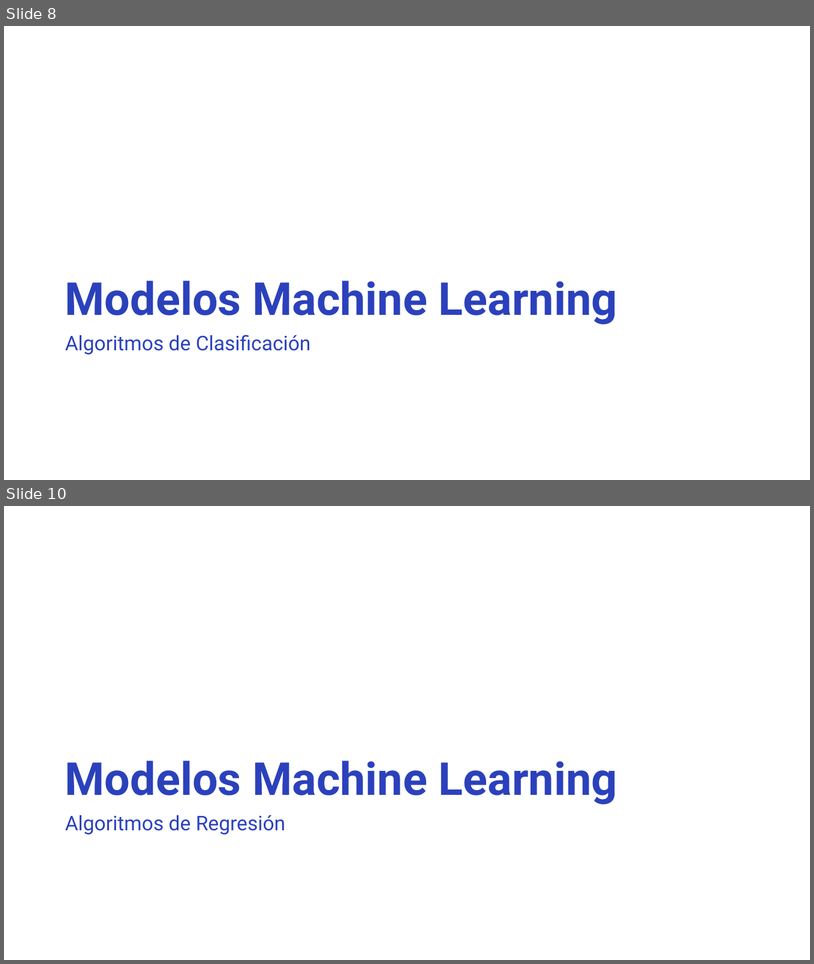
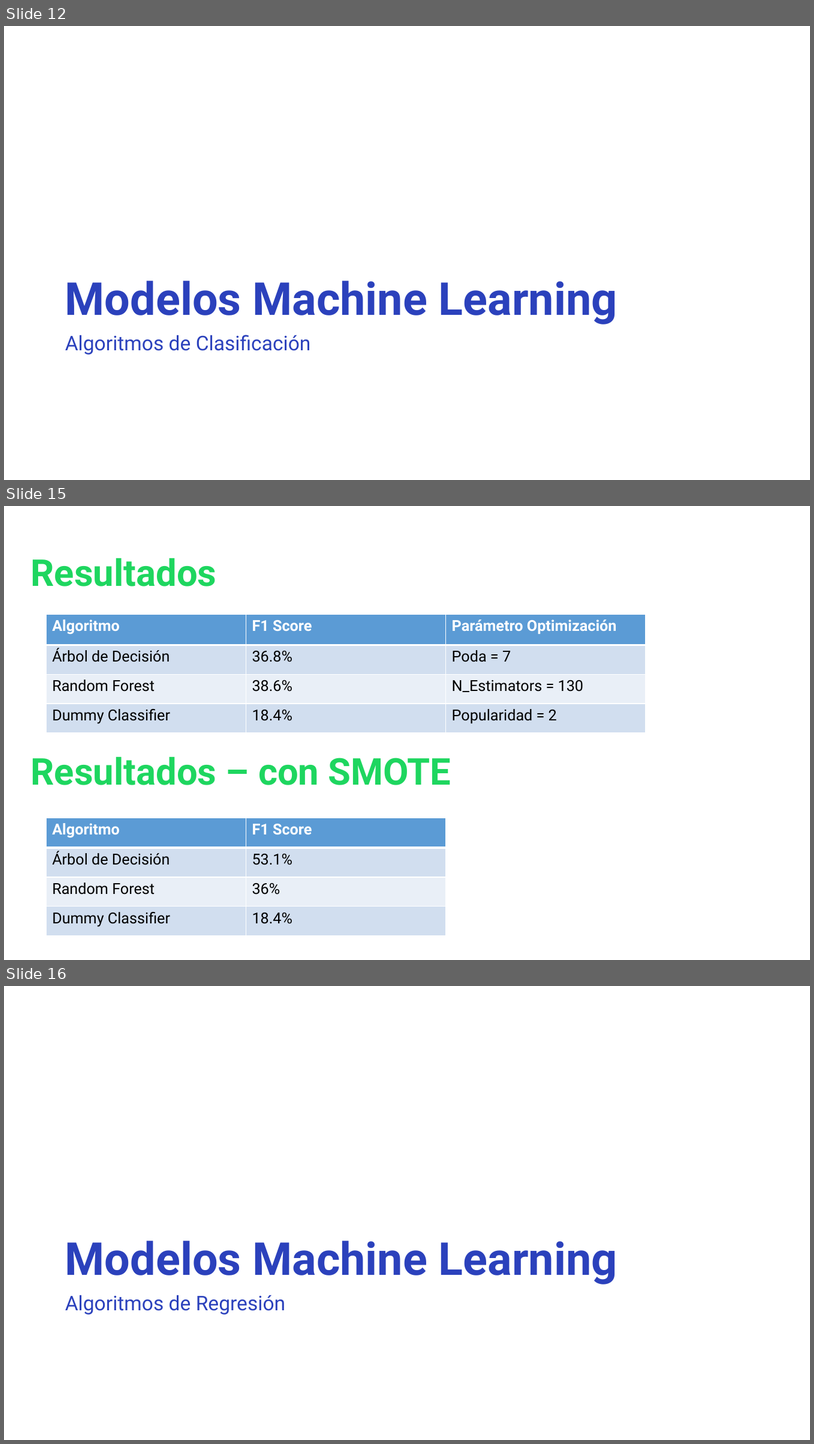
Before and after one commit to Rossana139/CoderHouse-25570-Proyecto-Spotify, a slide deck: Resumen y Presentacion/ProyectoSpotify.pptx. Shown one above the other, each under a label of ours: slides 8 and 10 before the commit, slides 12, 15 and 16 after it; the slides between them are not shown. The pictures are 814x964 and 814x1444 pixels, drawn with LibreOffice and Linux fonts; fonts in the diff are those of the drawing; background and template pictures are left out. Boxes give left, top, right and bottom in pixels: in the first picture for what was removed or moved away, otherwise in the second. Text is boxed around its words. In the diff, an @@ line names an element or a change of style, - is before the commit and + after.

```diff
--- a/Resumen y Presentacion/ProyectoSpotify.pptx
+++ b/Resumen y Presentacion/ProyectoSpotify.pptx
@@ slide 15 added at bbox=[4, 506, 810, 960], background picture (left out) @@
@@ title added at bbox=[31, 558, 217, 586], 44 pt, text #1ED65F, bold @@
+Resultados
@@ table added at bbox=[47, 614, 647, 733], 4 rows, 3 columns @@
+Algoritmo | F1 Score | Parámetro Optimización
+Árbol de Decisión | 36.8% | Poda = 7
+Random Forest | 38.6% | N_Estimators = 130
+Dummy Classifier | 18.4% | Popularidad = 2
@@ text added at bbox=[30, 756, 451, 785], 44 pt, text #1ED65F, bold @@
+Resultados – con SMOTE
@@ table added at bbox=[47, 817, 447, 936], 4 rows, 2 columns @@
+Algoritmo | F1 Score
+Árbol de Decisión | 53.1%
+Random Forest | 36%
+Dummy Classifier | 18.4%
@@ what was slide 8 is now slide 12 @@
@@ what was slide 10 is now slide 16 @@
```
Also in this commit, not shown: 2 slides changed, 9 other slides added, 1 slide removed.
